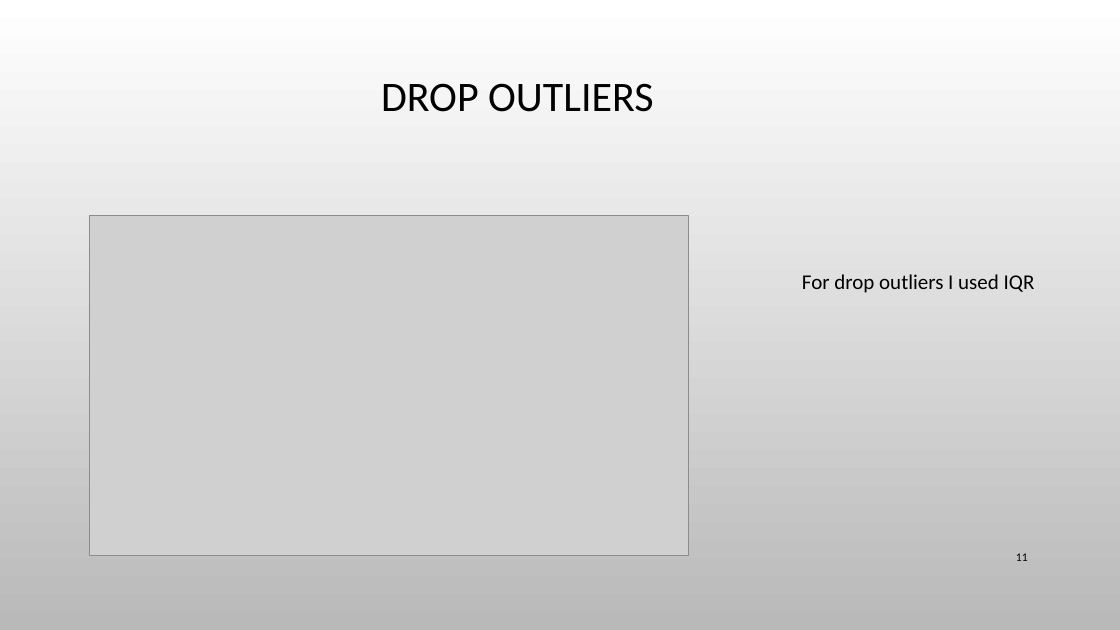
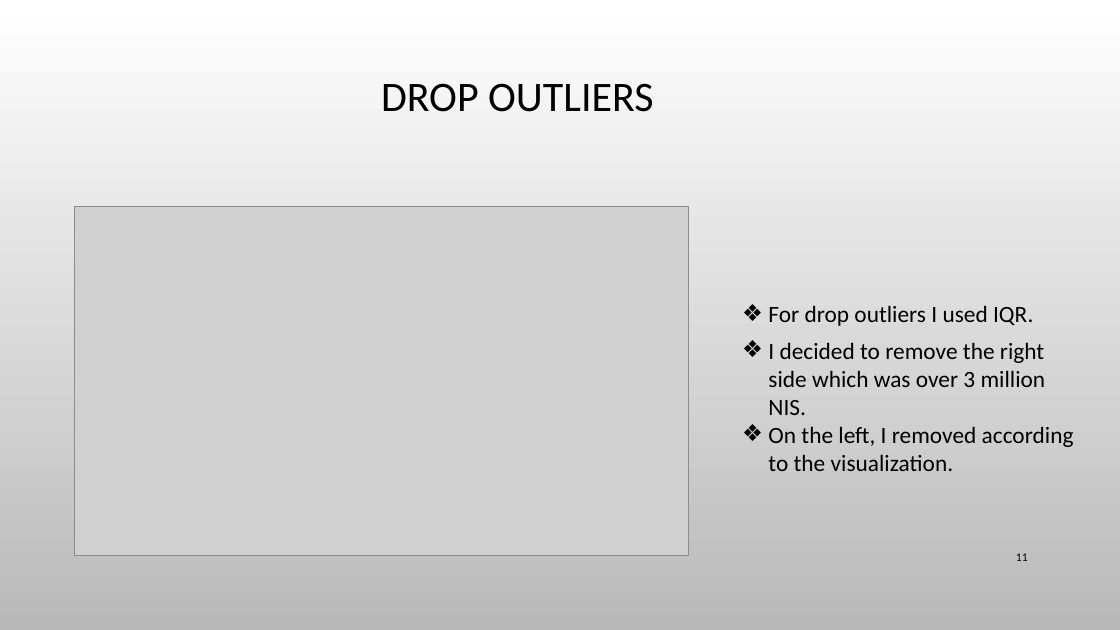
Before and after one commit to Yarin-Ben-Baruch/Real-estate-analyze, a slide deck: slide 11 of Real estate.pptx. Drawn at 1120x630 pixels with LibreOffice and Linux fonts; fonts in the diff are those of the drawing; grey boxes stand for pictures; background and template pictures are left out. Boxes give left, top, right and bottom in pixels: in the first picture for what was removed or moved away, otherwise in the second. Text is boxed around its words. In the diff, an @@ line names an element or a change of style, - is before the commit and + after.

```diff
--- a/Real estate.pptx
+++ b/Real estate.pptx
@@ picture: place and size @@
-picture at bbox=[89, 215, 689, 555]
+picture at bbox=[74, 207, 689, 555]
@@ text at bbox=[768, 305, 1033, 326]: text changed; size 18 to 20 pt @@
-For drop outliers I used IQR
+❖ For drop outliers I used IQR.
@@ text added at bbox=[768, 342, 1074, 471], 20 pt, text #000000 @@
+❖ I decided to remove the right side which was over 3 million NIS.
+❖ On the left, I removed according to the visualization.
```
Also in this commit, not shown: 10 other slides changed.
